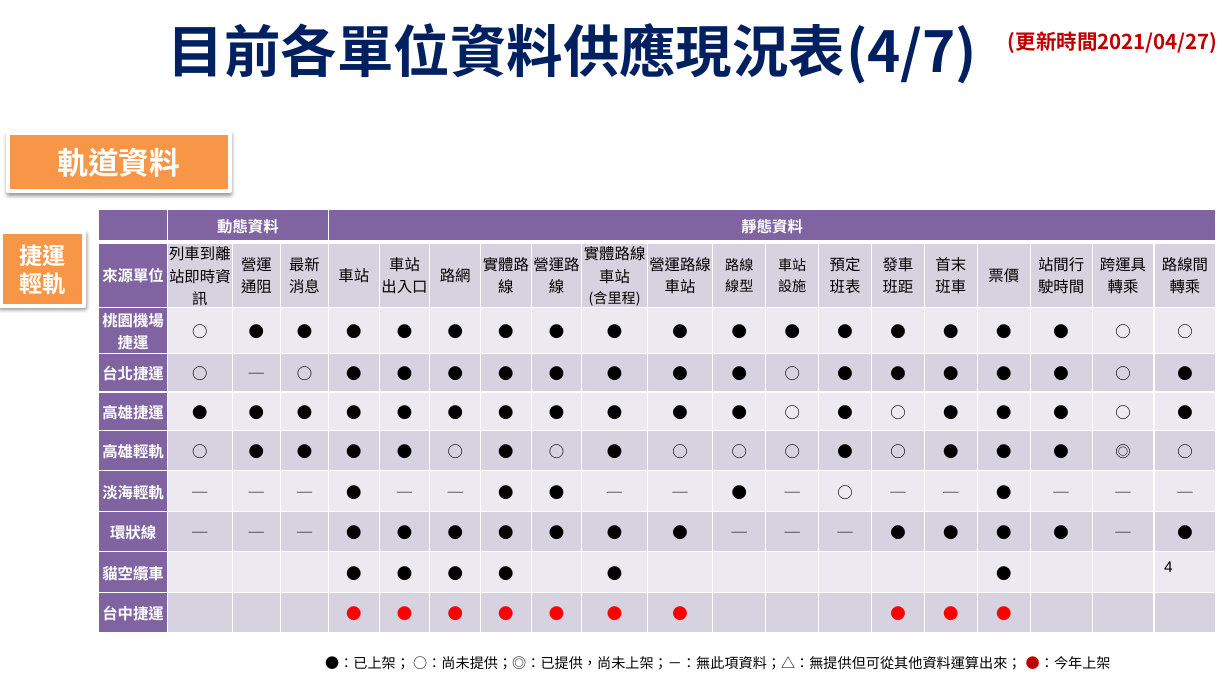
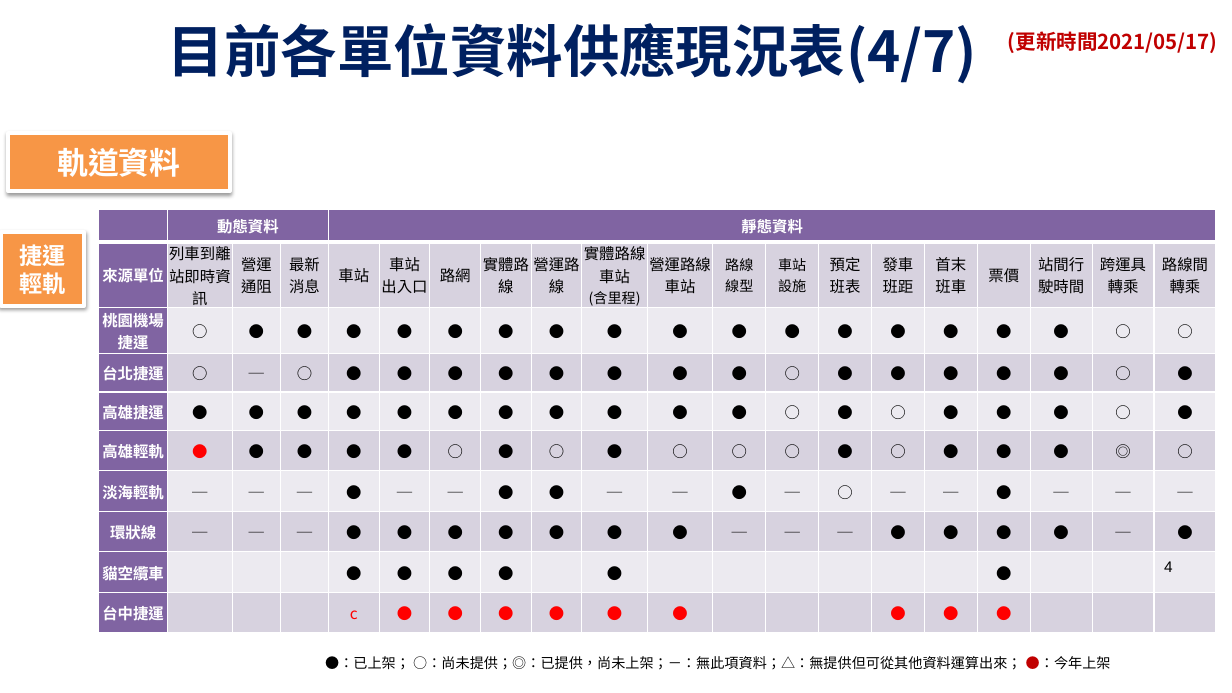
Before and after one commit to ptxmotc/data-provide-status, a slide deck: slide 4 of 各單位資料供應現況表.pptx. Drawn at 1232x693 pixels with LibreOffice and Linux fonts; fonts in the diff are those of the drawing; background and template pictures are left out. Boxes give left, top, right and bottom in pixels: in the first picture for what was removed or moved away, otherwise in the second. Text is boxed around its words. In the diff, an @@ line names an element or a change of style, - is before the commit and + after.

```diff
--- a/各單位資料供應現況表.pptx
+++ b/各單位資料供應現況表.pptx
@@ text at [1008, 31, 1218, 53]: text changed @@
-(更新時間2021/04/27)
+(更新時間2021/05/17)
@@ table at [99, 210, 1215, 634] @@
-row 6, column 2: ○
+row 6, column 2: ●
-row 10, column 5: ●
+row 10, column 5: c
```
Also in this commit, not shown: 8 other slides changed.
